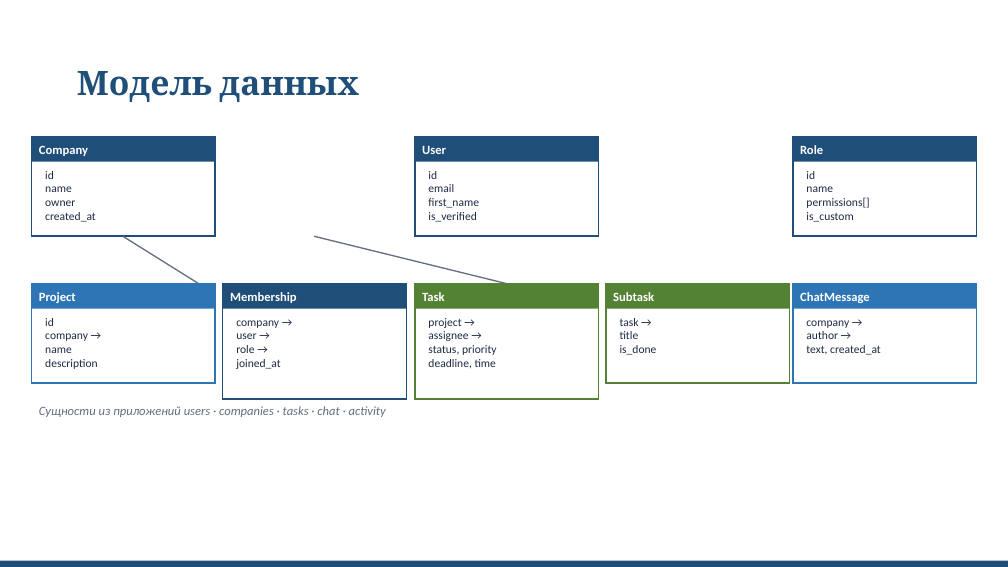
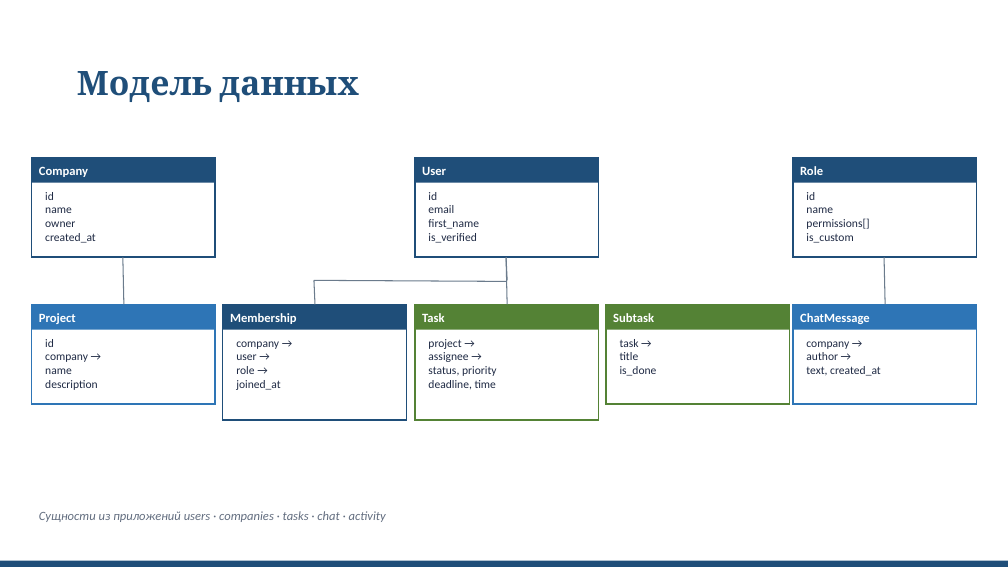
Before and after one commit to dizzy-166/Task-Scheduler, a slide deck: slide 7 of Documentation/Поток_Презентация.pptx. Drawn at 1008x567 pixels with LibreOffice and Linux fonts; fonts in the diff are those of the drawing. Boxes give left, top, right and bottom in pixels: in the first picture for what was removed or moved away, otherwise in the second. Text is boxed around its words. In the diff, an @@ line names an element or a change of style, - is before the commit and + after.

```diff
--- a/Documentation/Поток_Презентация.pptx
+++ b/Documentation/Поток_Презентация.pptx
@@ line removed from (123, 236) to (198, 284) @@
@@ line added from (123, 257) to (124, 305), #6B7B8C 1 pt @@
@@ line added from (506, 257) to (507, 281), #6B7B8C 1 pt @@
@@ line added from (506, 257) to (507, 305), #6B7B8C 1 pt @@
@@ line added from (884, 257) to (885, 305), #6B7B8C 1 pt @@
@@ line moved from (314, 236) - (506, 284) to (314, 281) - (506, 281) @@
@@ line (314, 281) - (506, 281): stroke #636E80 1.25 pt to #6B7B8C 1 pt @@
@@ line added from (314, 281) to (315, 305), #6B7B8C 1 pt @@
@@ 16 rectangles, 8 texts: place and size @@
-16 rectangles, 8 texts at (32, 137, 977, 399)
+16 rectangles, 8 texts at (32, 157, 977, 420)
@@ text "Сущности из приложений users · ...": place and size @@
-text "Сущности из приложений users · ..." at (39, 406, 386, 417)
+text "Сущности из приложений users · ..." at (39, 511, 386, 522)
```
Also in this commit, not shown: 8 other slides changed, 1 other file.
